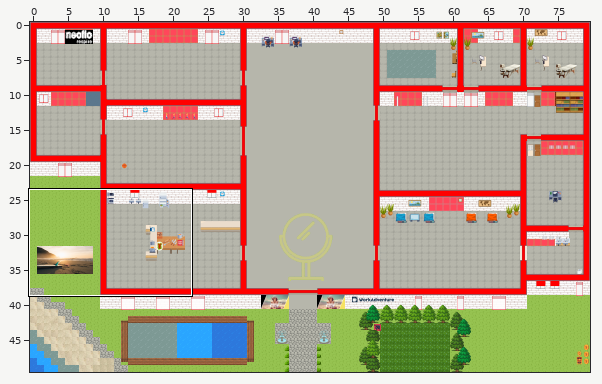
Tiled map (JSON), stored at mapShaka.tmj. Above: a wide view before the commit, with the close-up outlined.
Close-up. Before the edit:
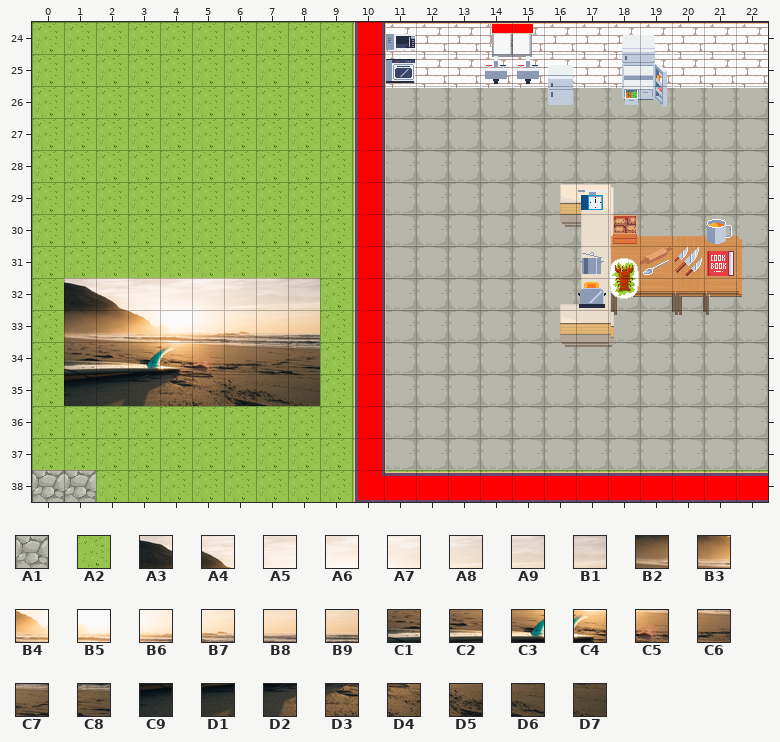
Cells are 32x32 px. Shown: x 0..22, y 24..38.
Key: from "WA_Exterior": A1 638, A2 838; from "combined_tiles (1)": A3 0, A4 1, A5 2, A6 3, A7 4, A8 5, A9 6, B1 7, B2 8, B3 9, B4 10, B5 11, B6 12, B7 13, B8 14, B9 15, C1 16, C2 17, C3 18, C4 19, C5 20, C6 21, C7 22, C8 23, C9 24, D1 25, D2 26, D3 27, D4 28, D5 29, D6 30, D7 31.
__ is an empty cell, ## one hidden under a higher layer.
Layers that did not change in this view are not listed.
Layer "floor/Sols Exterieurs" before, first column x 0:
24 A2 A2 A2 A2 A2 A2 A2 A2 A2 A2 A2 A2 A2 A2 A2 A2 A2 A2 A2 A2 A2 A2 A2
25 A2 A2 A2 A2 A2 A2 A2 A2 A2 A2 A2 A2 A2 A2 A2 A2 A2 A2 A2 A2 A2 A2 A2
26 A2 A2 A2 A2 A2 A2 A2 A2 A2 A2 A2 ## ## ## ## ## ## ## ## ## ## ## ##
27 A2 A2 A2 A2 A2 A2 A2 A2 A2 A2 A2 ## ## ## ## ## ## ## ## ## ## ## ##
28 A2 A2 A2 A2 A2 A2 A2 A2 A2 A2 A2 ## ## ## ## ## ## ## ## ## ## ## ##
29 A2 A2 A2 A2 A2 A2 A2 A2 A2 A2 A2 ## ## ## ## ## ## ## ## ## ## ## ##
30 A2 A2 A2 A2 A2 A2 A2 A2 A2 A2 A2 ## ## ## ## ## ## ## ## ## ## ## ##
31 A2 A2 A2 A2 A2 A2 A2 A2 A2 A2 A2 ## ## ## ## ## ## ## ## ## ## ## ##
32 A2 A3 A4 A5 A6 A7 A8 A9 B1 A2 A2 ## ## ## ## ## ## ## ## ## ## ## ##
33 A2 B2 B3 B4 B5 B6 B7 B8 B9 A2 A2 ## ## ## ## ## ## ## ## ## ## ## ##
34 A2 C1 C2 C3 C4 C5 C6 C7 C8 A2 A2 ## ## ## ## ## ## ## ## ## ## ## ##
35 A2 C9 D1 D2 D3 D4 D5 D6 D7 A2 A2 ## ## ## ## ## ## ## ## ## ## ## ##
36 A2 A2 A2 A2 A2 A2 A2 A2 A2 A2 A2 ## ## ## ## ## ## ## ## ## ## ## ##
37 A2 A2 A2 A2 A2 A2 A2 A2 A2 A2 A2 ## ## ## ## ## ## ## ## ## ## ## ##
38 A1 A1 A2 A2 A2 A2 A2 A2 A2 A2 A2 A2 A2 A2 A2 A2 A2 A2 A2 A2 A2 A2 A2
New version:
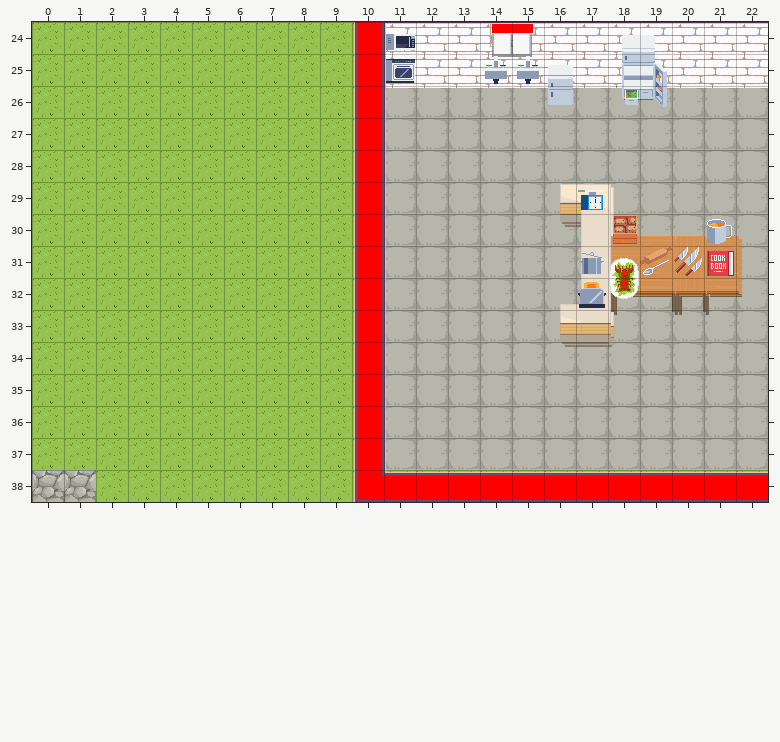
Change:
Changed rows in their new state; .. is an unchanged cell.
Layer "floor/Sols Exterieurs":
first column x 1:
32 A2 A2 A2 A2 A2 A2 A2 A2
33 A2 A2 A2 A2 A2 A2 A2 A2
34 A2 A2 A2 A2 A2 A2 A2 A2
35 A2 A2 A2 A2 A2 A2 A2 A2
Where, in picture pixels (left, top, right, bottom), the same in both close-ups:
changed: (64, 278, 320, 406)
